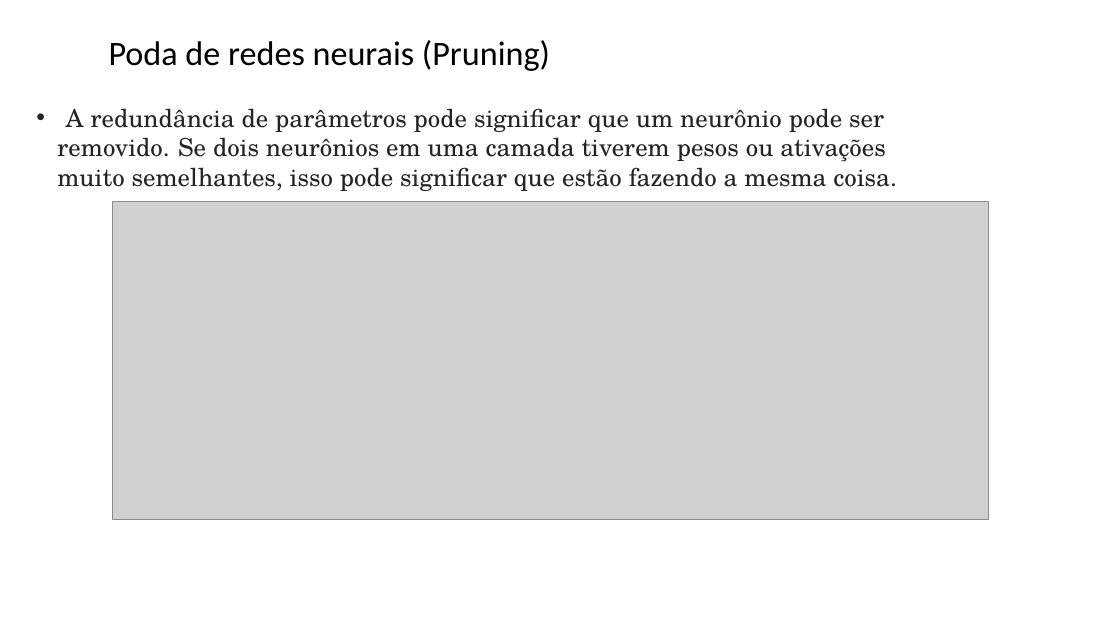
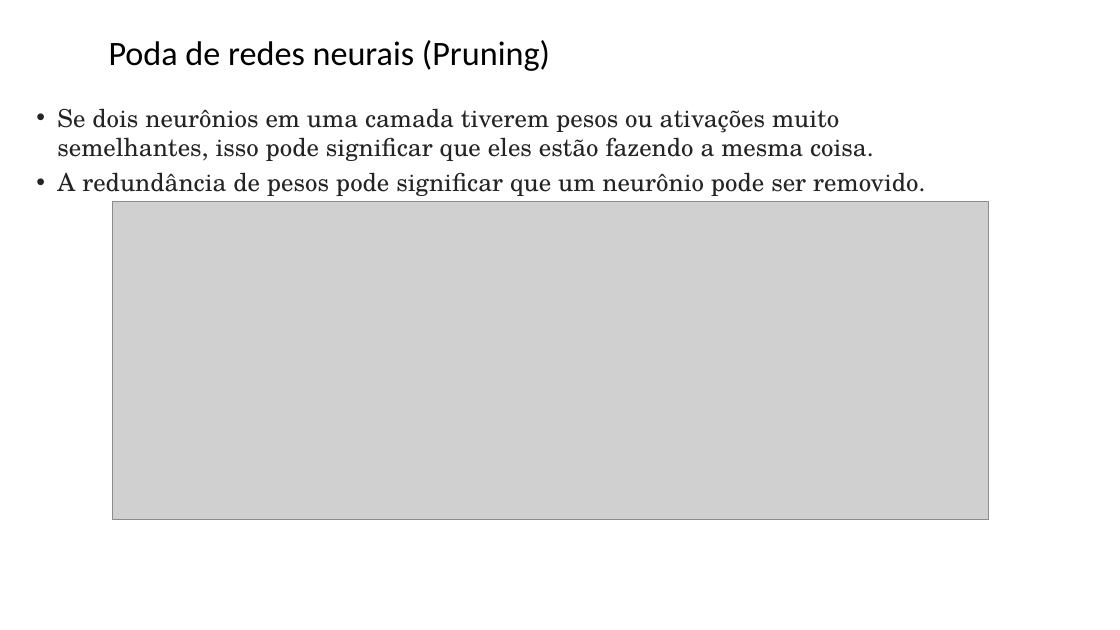
Before and after one commit to zz4fap/tp557-iot-ml, a slide deck: slide 35 of slides/TP557_14_introducao_tensorflowlite.pptx (slide 36 before the commit). Drawn at 1120x630 pixels with LibreOffice and Linux fonts; fonts in the diff are those of the drawing; grey boxes stand for pictures; background and template pictures are left out. Boxes give left, top, right and bottom in pixels: in the first picture for what was removed or moved away, otherwise in the second. Text is boxed around its words. In the diff, an @@ line names an element or a change of style, - is before the commit and + after.

```diff
--- a/slides/TP557_14_introducao_tensorflowlite.pptx
+++ b/slides/TP557_14_introducao_tensorflowlite.pptx
@@ text at bbox=[57, 108, 925, 196]: text changed @@
-• A redundância de parâmetros pode significar que um neurônio pode ser removido. Se dois neurônios em uma camada tiverem pesos ou ativações muito semelhantes, isso pode significar que estão fazendo a mesma coisa.
+• Se dois neurônios em uma camada tiverem pesos ou ativações muito semelhantes, isso pode significar que eles estão fazendo a mesma coisa.
+• A redundância de pesos pode significar que um neurônio pode ser removido.
```
Also in this commit, not shown: 8 other slides changed, 1 slide removed.
